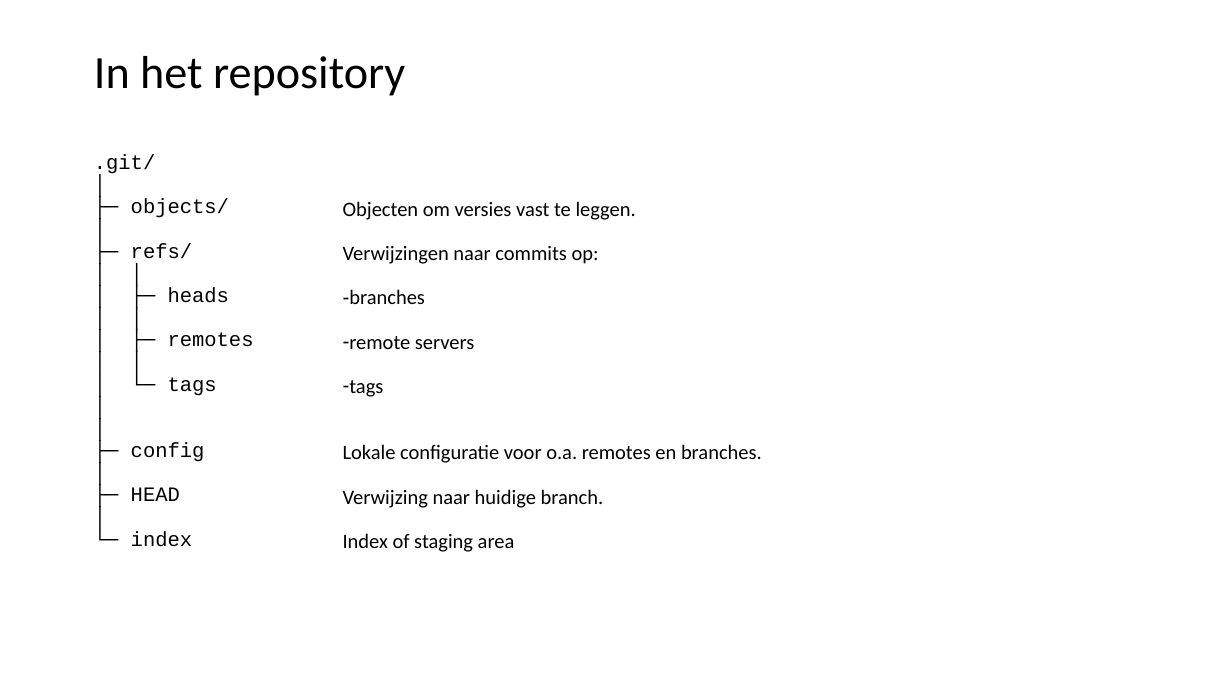
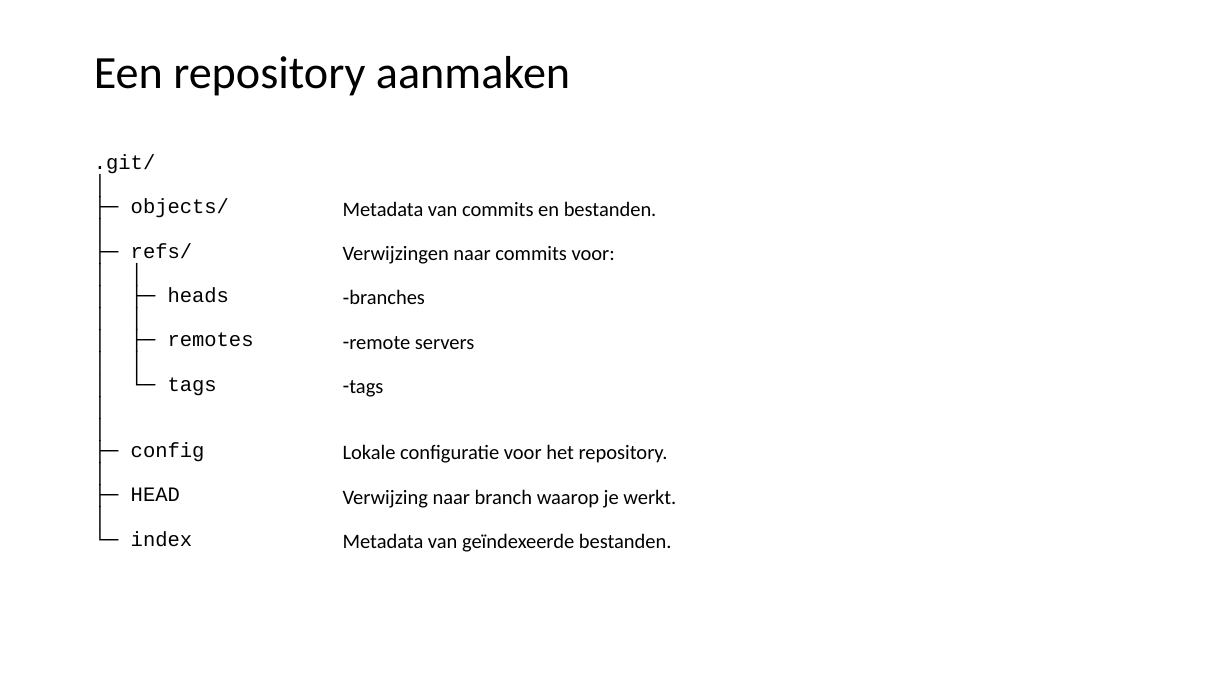
Before and after one commit to LFKoning/knowledge-sharing, a slide deck: slide 13 of git_course/1_basics/git_basic.pptx (slide 14 before the commit). Drawn at 1232x693 pixels with LibreOffice and Linux fonts; fonts in the diff are those of the drawing. Boxes give left, top, right and bottom in pixels: in the first picture for what was removed or moved away, otherwise in the second. Text is boxed around its words. In the diff, an @@ line names an element or a change of style, - is before the commit and + after.

```diff
--- a/git_course/1_basics/git_basic.pptx
+++ b/git_course/1_basics/git_basic.pptx
@@ title at (94, 56, 570, 96): text changed @@
-In het repository
+Een repository aanmaken
@@ text at (343, 201, 657, 264): text changed @@
-Objecten om versies vast te leggen.
-Verwijzingen naar commits op:
+Metadata van commits en bestanden.
+Verwijzingen naar commits voor:
@@ text at (343, 444, 676, 552): text changed @@
-Lokale configuratie voor o.a. remotes en branches.
-Verwijzing naar huidige branch.
-Index of staging area
+Lokale configuratie voor het repository.
+Verwijzing naar branch waarop je werkt.
+Metadata van geïndexeerde bestanden.
```
Also in this commit, not shown: 11 other slides changed, 1 slide added, 2 slides removed.
